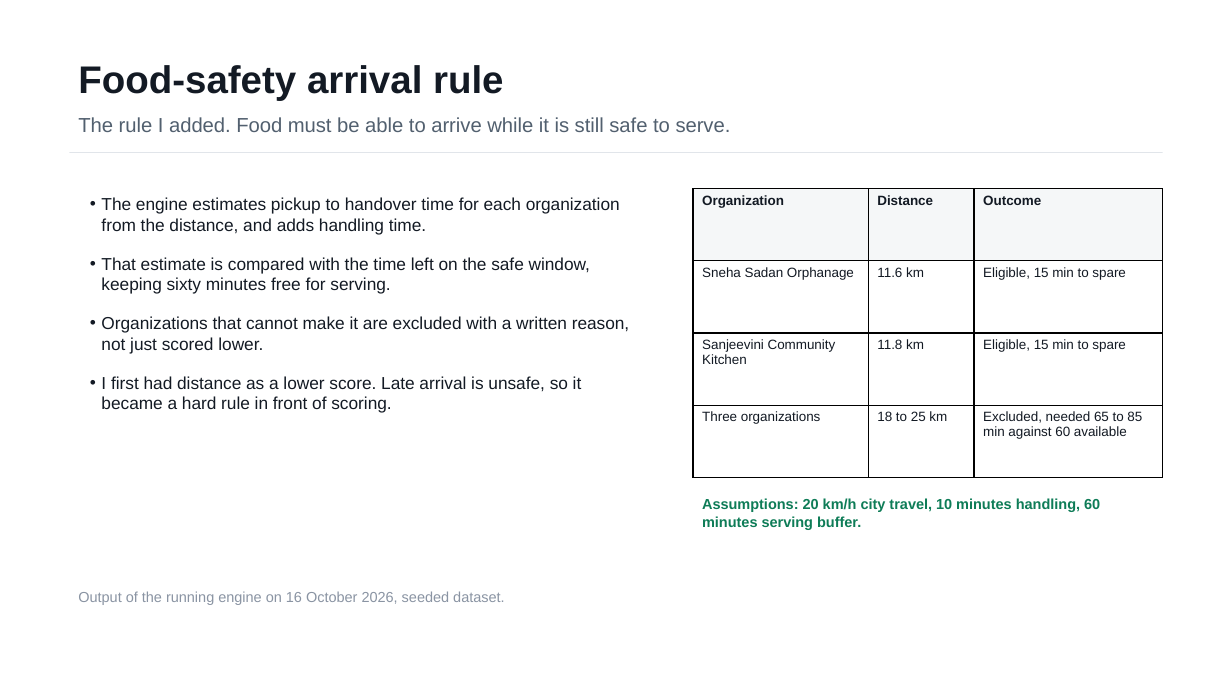
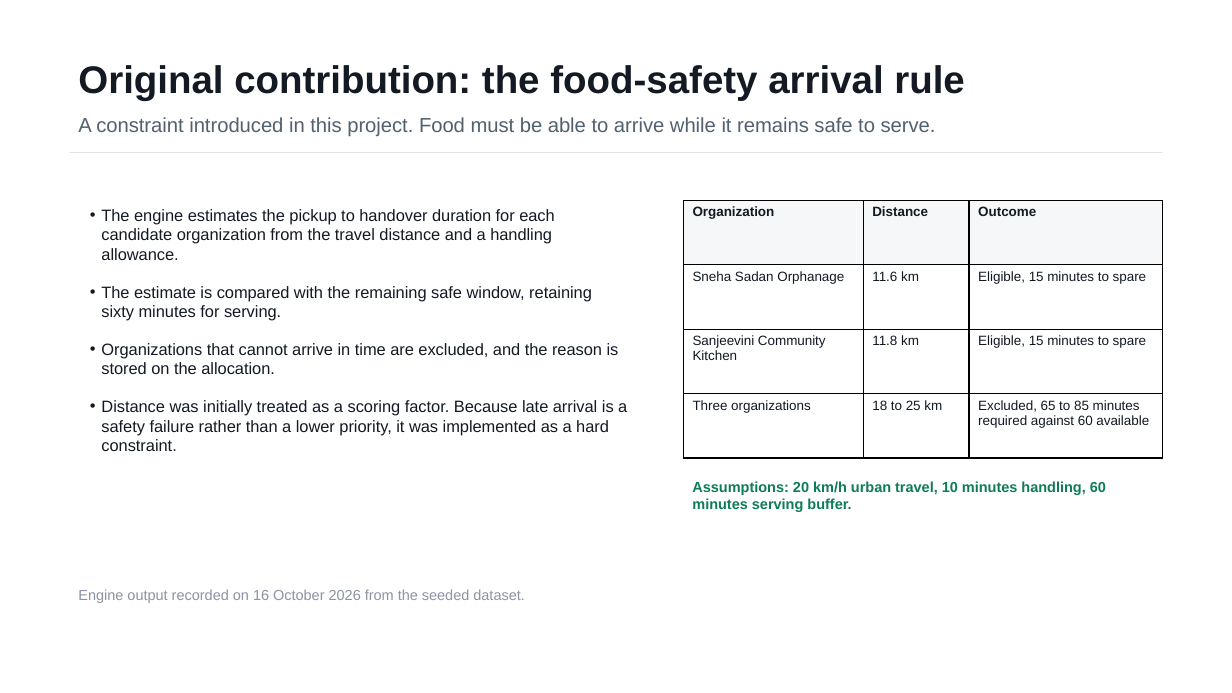
Before and after one commit to AdiByte5/FoodBridge, a slide deck: slide 6 of docs/FoodBridge_Project_Review.pptx. Drawn at 1232x693 pixels with LibreOffice and Linux fonts; fonts in the diff are those of the drawing. Boxes give left, top, right and bottom in pixels: in the first picture for what was removed or moved away, otherwise in the second. Text is boxed around its words. In the diff, an @@ line names an element or a change of style, - is before the commit and + after.

```diff
--- a/docs/FoodBridge_Project_Review.pptx
+++ b/docs/FoodBridge_Project_Review.pptx
@@ text at [78, 65, 965, 100]: text changed @@
-Food-safety arrival rule
+Original contribution: the food-safety arrival rule
@@ text at [78, 117, 936, 136]: text changed @@
-The rule I added. Food must be able to arrive while it is still safe to serve.
+A constraint introduced in this project. Food must be able to arrive while it remains safe to serve.
@@ table at [684, 201, 1165, 458] @@
-row 2, column 3: Eligible, 15 min to spare
+row 2, column 3: Eligible, 15 minutes to spare
-row 3, column 3: Eligible, 15 min to spare
+row 3, column 3: Eligible, 15 minutes to spare
-row 4, column 3: Excluded, needed 65 to 85 min against 60 available
+row 4, column 3: Excluded, 65 to 85 minutes required against 60 available
@@ table: place and size @@
-table at [693, 189, 1164, 477]
+table at [684, 201, 1165, 458]
@@ text at [101, 343, 627, 451]: text changed; size 13.5 to 12.8 pt @@
-• The engine estimates pickup to handover time for each organization from the distance, and adds handling time.
-• That estimate is compared with the time left on the safe window, keeping sixty minutes free for serving.
-• Organizations that cannot make it are excluded with a written reason, not just scored lower.
-• I first had distance as a lower score. Late arrival is unsafe, so it became a hard rule in front of scoring.
+• The engine estimates the pickup to handover duration for each candidate organization from the travel distance and a handling allowance.
+• The estimate is compared with the remaining safe window, retaining sixty minutes for serving.
+• Organizations that cannot arrive in time are excluded, and the reason is stored on the allocation.
+• Distance was initially treated as a scoring factor. Because late arrival is a safety failure rather than a lower priority, it was implemented as a hard constraint.
@@ text at [692, 481, 1106, 512]: text changed @@
-Assumptions: 20 km/h city travel, 10 minutes handling, 60 minutes serving buffer.
+Assumptions: 20 km/h urban travel, 10 minutes handling, 60 minutes serving buffer.
@@ text at [78, 589, 524, 603]: text changed @@
-Output of the running engine on 16 October 2026, seeded dataset.
+Engine output recorded on 16 October 2026 from the seeded dataset.
```
Also in this commit, not shown: 4 other slides changed, 5 slides added, 3 slides removed.
